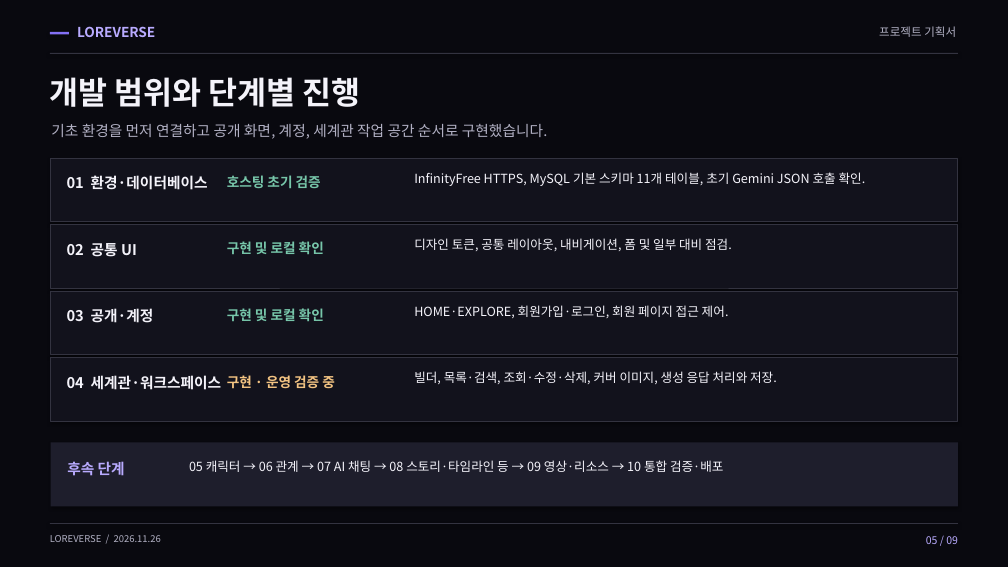
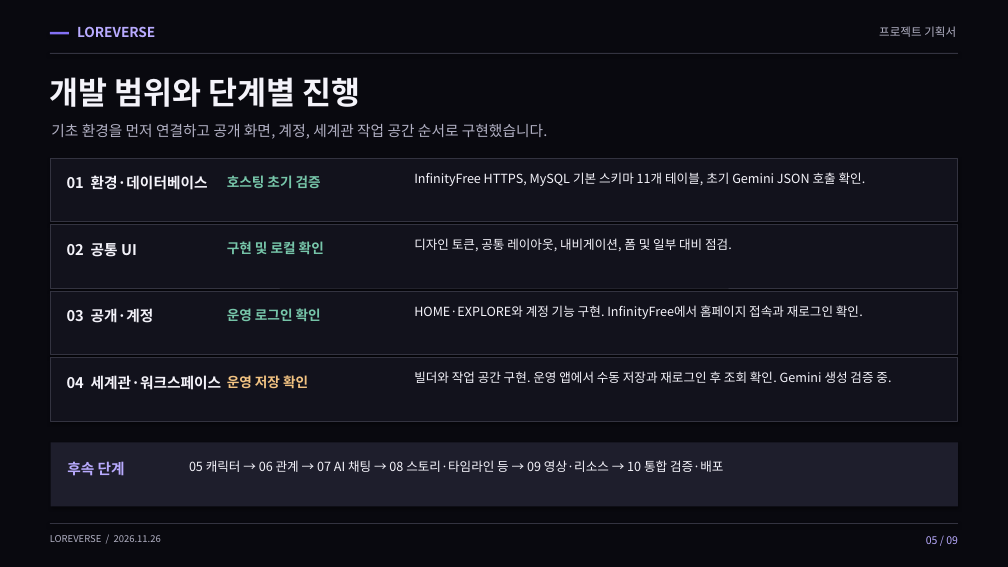
Before and after one commit to 05SUA/-, a slide deck: slide 5 of LOREVERSE/submission/LOREVERSE-project-plan.pptx. Drawn at 1008x567 pixels with LibreOffice and Linux fonts; fonts in the diff are those of the drawing. Boxes give left, top, right and bottom in pixels: in the first picture for what was removed or moved away, otherwise in the second. Text is boxed around its words. In the diff, an @@ line names an element or a change of style, - is before the commit and + after.

```diff
--- a/LOREVERSE/submission/LOREVERSE-project-plan.pptx
+++ b/LOREVERSE/submission/LOREVERSE-project-plan.pptx
@@ text at bbox=[227, 308, 321, 321]: text changed @@
-구현 및 로컬 확인
+운영 로그인 확인
@@ text at bbox=[414, 305, 863, 319]: text changed @@
-HOME·EXPLORE, 회원가입·로그인, 회원 페이지 접근 제어.
+HOME·EXPLORE와 계정 기능 구현. InfinityFree에서 홈페이지 접속과 재로그인 확인.
@@ text at bbox=[227, 375, 308, 389]: text changed @@
-구현 · 운영 검증 중
+운영 저장 확인
@@ text at bbox=[414, 371, 891, 383]: text changed @@
-빌더, 목록·검색, 조회·수정·삭제, 커버 이미지, 생성 응답 처리와 저장.
+빌더와 작업 공간 구현. 운영 앱에서 수동 저장과 재로그인 후 조회 확인. Gemini 생성 검증 중.
```
Also in this commit, not shown: 3 other slides changed, 1 other file.
